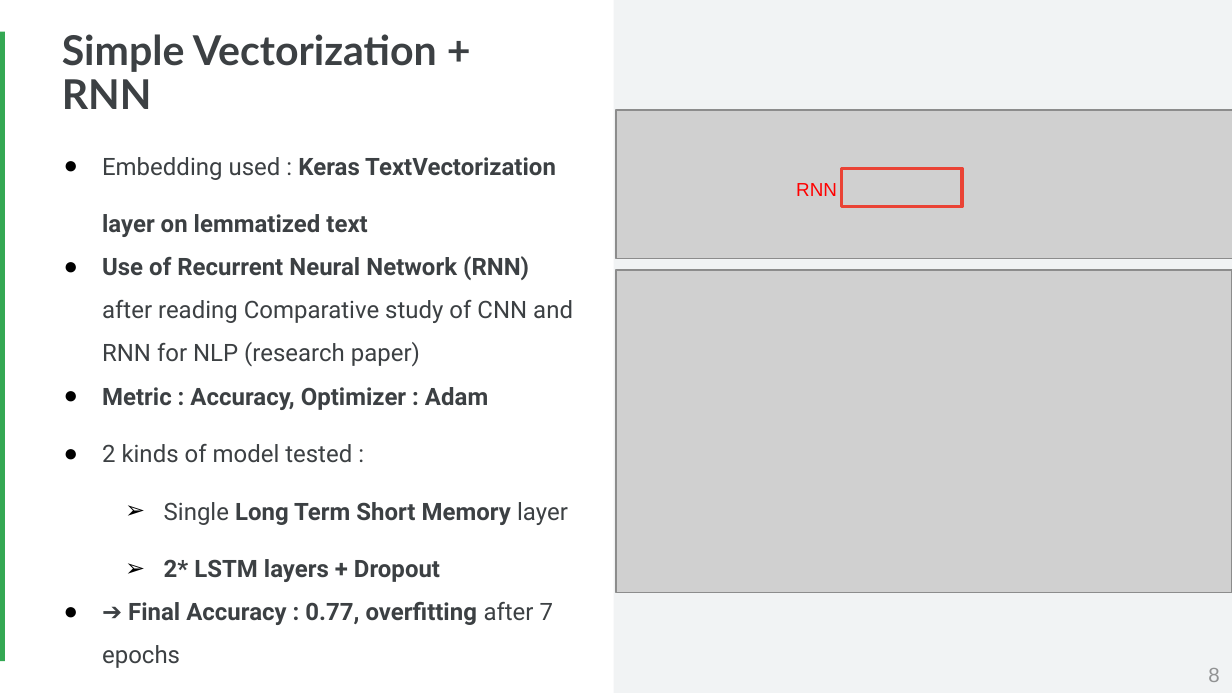
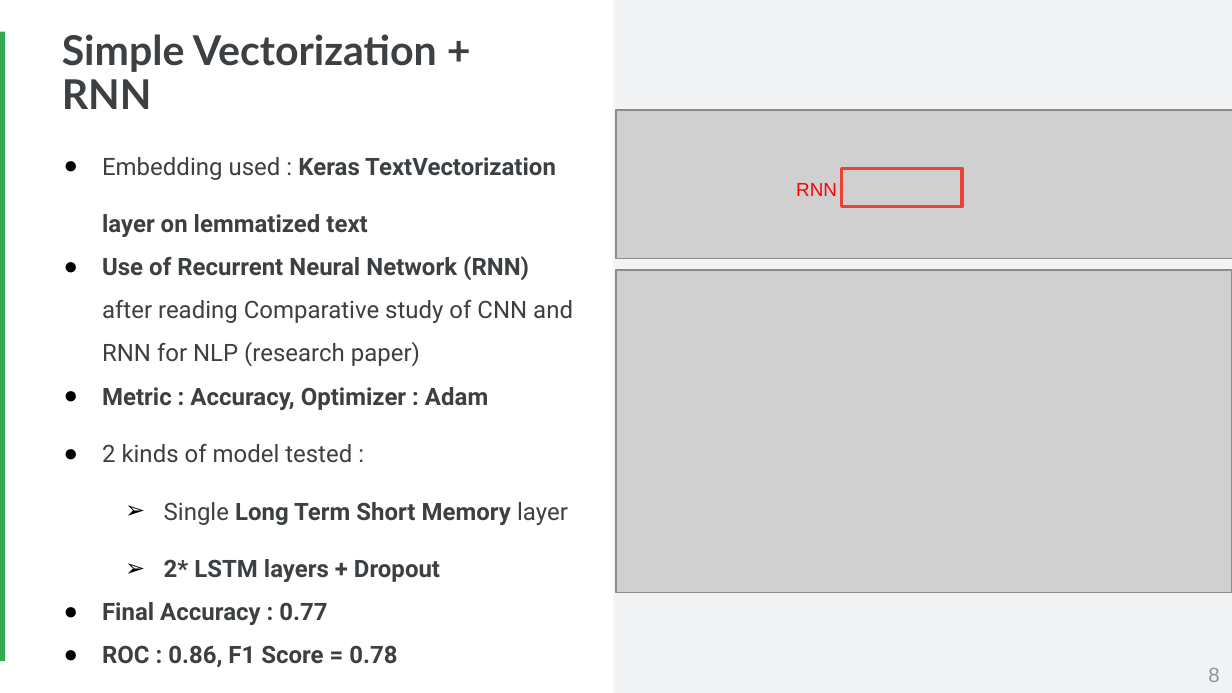
Before and after one commit to Faskill/Twitter-Sentiment-Analysis, a slide deck: slide 8 of P7_04_Presentation.pptx. Drawn at 1232x693 pixels with LibreOffice and Linux fonts; fonts in the diff are those of the drawing; grey boxes stand for pictures. Boxes give left, top, right and bottom in pixels: in the first picture for what was removed or moved away, otherwise in the second. Text is boxed around its words. In the diff, an @@ line names an element or a change of style, - is before the commit and + after.

```diff
--- a/P7_04_Presentation.pptx
+++ b/P7_04_Presentation.pptx
@@ text at (102, 602, 397, 667): text changed @@
-● ➔ Final Accuracy : 0.77, overfitting after 7 epochs
+● Final Accuracy : 0.77
+● ROC : 0.86, F1 Score = 0.78
```
Also in this commit, not shown: 4 other slides changed.
